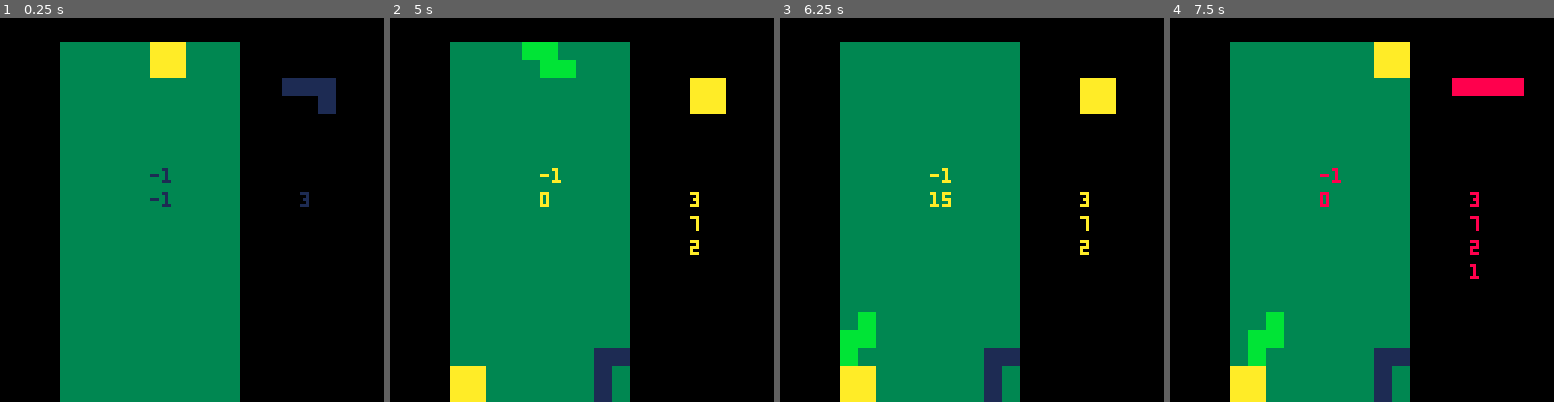
Above: before the commit, frames 1-4 (left to right).
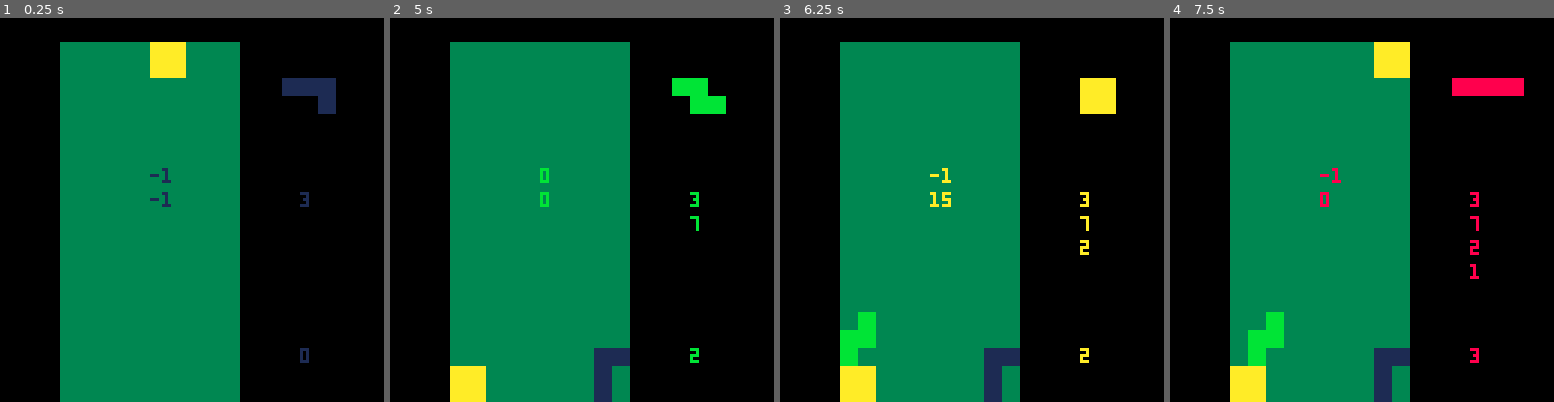
Above: after the commit, the same moments.

Repository: SHKBRD/testris
Game: PICO-8 cartridge tetris.p8
The game is run twice, just before and just after one commit, with the same random seed, the same clock (stepped at 60 frames per second) and the same inputs.
Inputs:
- Up to frame 1 (0.25 s): no input
- Up to frame 2 (5 s): tap O (Z key) at 0.33, 0.7, 1.43, 2.22, 3.1, 3.98, 4.87 s; tap X (X key) at 1.07, 2.07, 2.4, 2.73, 3.07, 3.4, 3.73, 4.07, 4.4, 4.73 s; hold Left 1.97-2.37 s; hold Down 2.42-2.82 s; hold Right 2.87-3.53 s; hold Up 3.58-4.08 s; hold Right 4.13-4.53 s; hold Down from 4.58 s (still down)
- Up to frame 3 (6.25 s): tap X (X key) every 0.33 s from 5.07 to 6.07 s; release Down at 5.08 s; hold Left 5.13-5.8 s; tap O (Z key) at 5.75 s; hold Up 5.85-6.18 s; hold Left from 6.23 s (still down)
- Up to frame 4 (7.5 s): tap X (X key) every 0.33 s from 6.4 to 7.4 s; release Left at 6.63 s; tap O (Z key) at 6.63 s; hold Down 6.68-7.08 s; hold Right from 7.13 s (still down)

The runs differ from the first frame. In frame 1, less than 0.1% of the frame differs, in the area x 78-81%, y 85-90%; in frame 2, 2.4%, in the area x 34-88%, y 6-90%; in frame 3, less than 0.1%; in frame 4, less than 0.1%.

Commit message:
add level and lineclearing are

Diff:
--- a/tetris.lua
+++ b/tetris.lua
@@ -36,29 +36,32 @@
     das_frames = -1
 end
 
-function get_are_delay()
+function get_are_delay(lineclearing)
     clearamnt=0
-
-    if level < 700 then
-        clearamnt = 25
-    elseif level < 800 then
-        clearamnt = 16
+    if not lineclearing then
+        if level < 700 then
+            clearamnt = 25
+        elseif level < 800 then
+            clearamnt = 16
+        else
+            clearamnt = 12
+        end
     else
-        clearamnt = 12
-    end
-
-    if lineclearing then
         if level < 600 then
-            clearamnt += 25
+            clearamnt = 25
         elseif level < 700 then
-            clearamnt += 16
+            clearamnt = 16
         elseif level < 800 then
-            clearamnt += 12
+            clearamnt = 12
         else
-            clearamnt += 6
+            clearamnt = 6
         end
     end
     return clearamnt
+end
+
+function get_gravity()
+
 end
 
 function get_das_frames()
@@ -105,7 +108,8 @@
         color=piececolors[nextpiece],
         x=5,
         y=1,
-        piecegrid={}
+        piecegrid={},
+        gravcounter=0
     }
     update_next_piece()
     init_piece_grid(currpiece)
@@ -159,7 +163,9 @@
 function tetris_update60()
     accept_game_inputs()
     update_counters()
-    check_line_clears()
+    if arecounter == 0 then
+        check_line_clears()
+    end
 end
 
 function accept_game_inputs()
@@ -189,6 +195,9 @@
         if cleared then
             add(clearinds, i)
         end
+    end
+    if #clearinds > 0 then
+        arecounter = get_are_delay(true)
     end
     for clear in all(clearinds) do
         --stop(clear)
@@ -202,14 +211,14 @@
             }
             add(r,gridblock)
         end
+        level += 1
     end
 end
 
 function are_delay_update()
     if arecounter > 0 then
         arecounter -= 1
-    end
-    if arecounter == 0 then
+    elseif arecounter == 0 then
         --set_piece_to_grid(currpiece)
         spawn_new_piece()
         controllingpiece = true
@@ -259,6 +268,9 @@
             moveddown = attempt_move_tetrimino_down(currpiece)
             if not moveddown then
                 lock_piece(currpiece)
+                if not ((level % 100) == 99) or level == 998 then
+                    level+=1
+                end
                 --prevent piece actions once locked
                 return
             end
@@ -402,7 +414,7 @@
     piecelocking = true
     set_piece_to_grid(currpiece)
     currpiece = nil
-    arecounter=get_are_delay()
+    arecounter=get_are_delay(false)
 end
 
 function draw_board_backing()
@@ -460,6 +472,7 @@
     draw_tetrimino(100, 20, nextp)
     print(arecounter, 50, 50)
     print(das_frames, 50, 58)
+    print(level, 100, 110)
     for pind=1,#piecebag,1 do
         print(piecebag[pind], 100,50+pind*8)
     end
